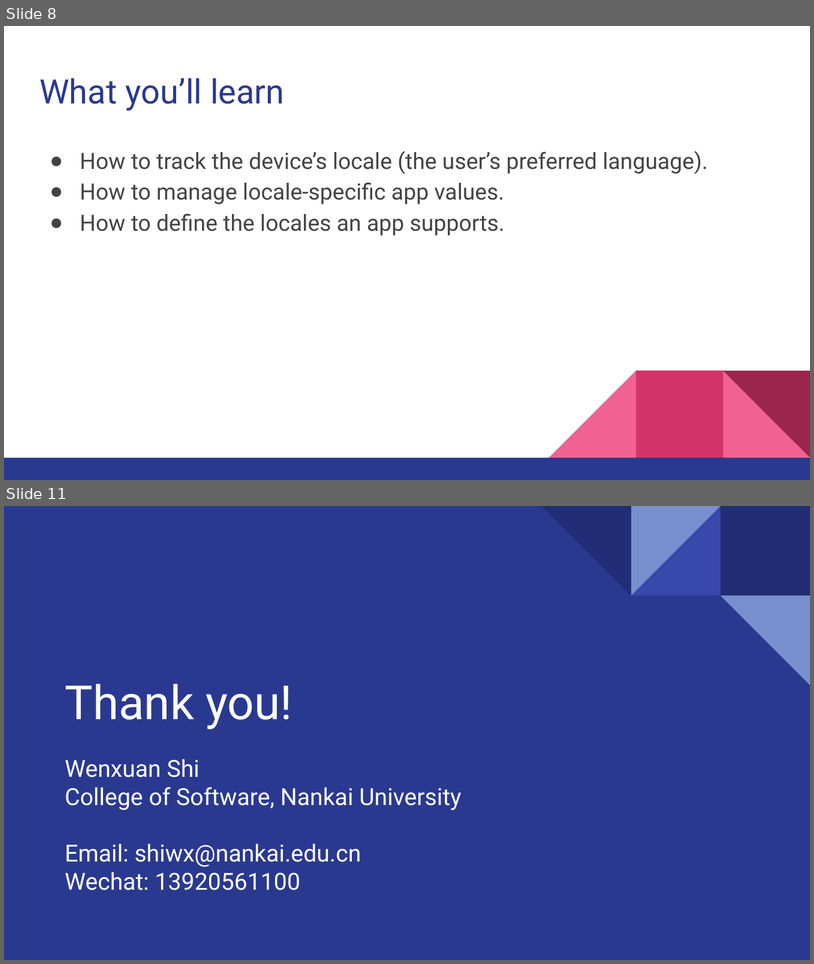
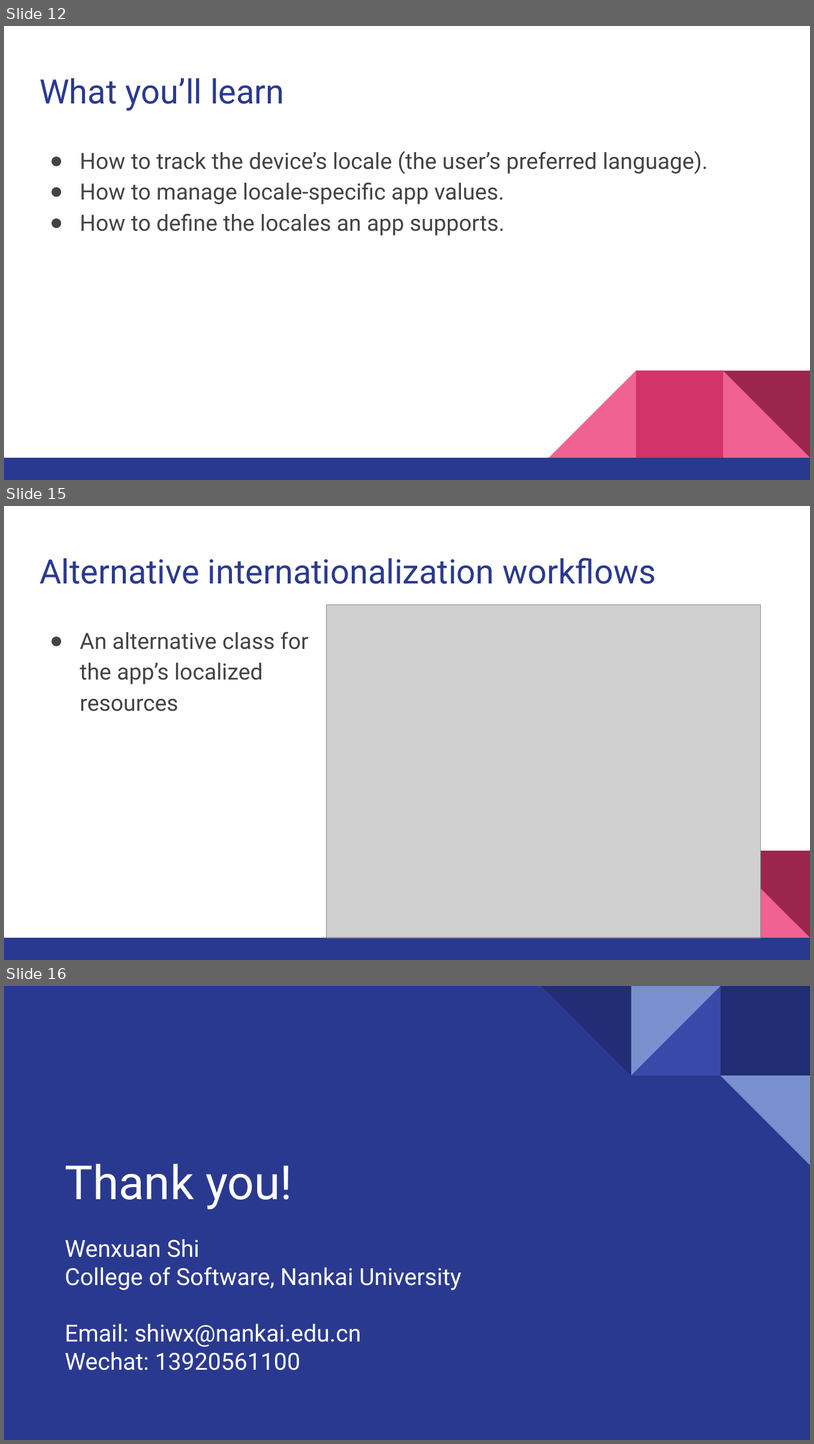
Before and after one commit to walkman617/Flutter2, a slide deck: Lecture/C05 Accessibility_Internationalization.pptx. Shown one above the other, each under a label of ours: slides 8 and 11 before the commit, slides 12, 15 and 16 after it; the slides between them are not shown. The pictures are 814x964 and 814x1444 pixels, drawn with LibreOffice and Linux fonts; fonts in the diff are those of the drawing; grey boxes stand for pictures. Boxes give left, top, right and bottom in pixels: in the first picture for what was removed or moved away, otherwise in the second. Text is boxed around its words. In the diff, an @@ line names an element or a change of style, - is before the commit and + after.

```diff
--- a/Lecture/C05 Accessibility_Internationalization.pptx
+++ b/Lecture/C05 Accessibility_Internationalization.pptx
@@ slide 15 added at box(4, 506, 810, 960), background #FFFFFF; not listed: 5 template elements that a slide beside it also shows @@
@@ title added at box(39, 558, 657, 584), 30 pt, text #2A3990 @@
+Alternative internationalization workflows
@@ picture added at box(327, 605, 761, 937) @@
@@ text added at box(80, 631, 309, 711), 20 pt, text #434343 @@
+● An alternative class for the app’s localized resources
@@ what was slide 8 is now slide 12 @@
@@ what was slide 11 is now slide 16 @@
```
Also in this commit, not shown: 1 slide changed, 5 other slides added, 1 slide removed.
